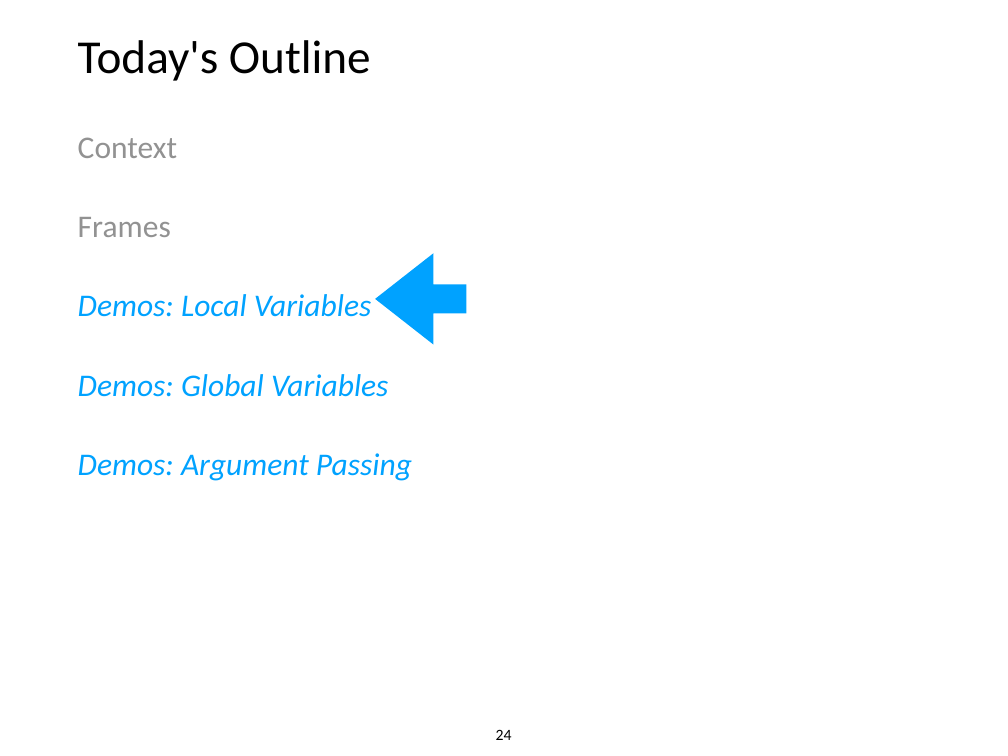
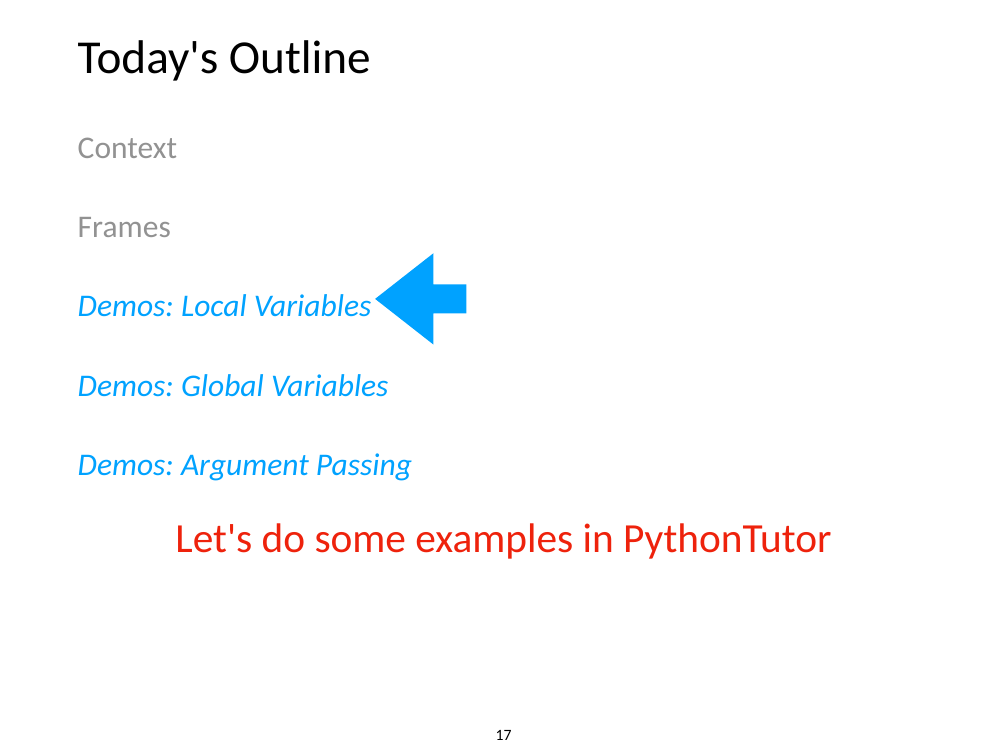
Before and after one commit to tylerharter/caraza-harter-com, a slide deck: slide 17 of tyler/meena/cs220/s22/materials/lecture_ppts/lec_07_S22.ppt (slide 24 before the commit). Drawn at 1008x756 pixels with LibreOffice and Linux fonts; fonts in the diff are those of the drawing. Boxes give left, top, right and bottom in pixels: in the first picture for what was removed or moved away, otherwise in the second. Text is boxed around its words. In the diff, an @@ line names an element or a change of style, - is before the commit and + after.

```diff
--- a/tyler/meena/cs220/s22/materials/lecture_ppts/lec_07_S22.ppt
+++ b/tyler/meena/cs220/s22/materials/lecture_ppts/lec_07_S22.ppt
@@ text added at (175, 523, 831, 559), 42 pt, text #EE220C @@
+Let's do some examples in PythonTutor
@@ page number at (496, 730, 512, 740): text changed @@
-24
+17
```
Also in this commit, not shown: 8 other slides changed, 3 slides added, 10 slides removed.
